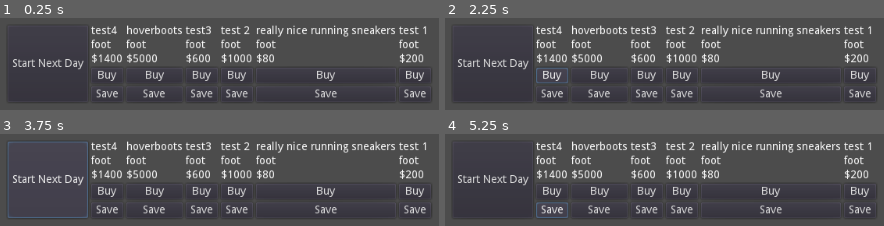
Above: before the commit, frames 1-4 (two rows, left to right).
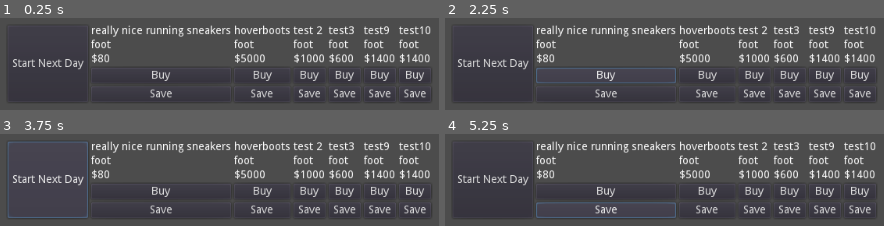
Above: after the commit, the same moments.

Repository: rachd/superhero-dispatcher
Game: Godot game, scene res://Store.tscn
Same seed, same stepped clock (60 frames per second), same inputs: the game is played once before the commit and once after it. This scene is started directly instead of the project's main scene.
Inputs:
- Up to frame 1 (0.25 s): no input
- Up to frame 2 (2.25 s): click "Start Next Day" at 0.5 s; click "Start Next Day" at 1.25 s; click "Buy" at 2 s
- Up to frame 3 (3.75 s): click "Buy" at 2.75 s; click "Start Next Day" at 3.5 s
- Up to frame 4 (5.25 s): click "Buy" at 4.25 s; click "Save" at 5 s

The runs differ from the first frame. In frame 1, 13% of the frame differs, in the area x 20-99%, y 7-87%; in frame 2, 13%; in frame 3, 13%; in frame 4, 13%, in the area x 20-99%, y 7-92%.

Commit message:
prevent purchased items and duplicates from appearing in store

Diff:
--- a/GameVariables.gd
+++ b/GameVariables.gd
@@ -4,3 +4,4 @@
 var day = 1
 var saved_items = []
 var unassigned_items = []
+var owned_item_ids = []
--- a/Store.gd
+++ b/Store.gd
@@ -18,16 +18,20 @@
 
 func _select_items(num_to_select):
 	var all_items = constants.get_items()
-	var selected_item_indexes = []
-	while selected_item_indexes.size() < num_to_select:
-		print(all_items.size())
+	var selected_item_ids = []
+	for saved_item in GameVariables.saved_items:
+		selected_item_ids.append(saved_item.id)
+	var owned_item_ids = GameVariables.owned_item_ids
+	while selected_item_ids.size() < num_to_select:
 		var item_index = rng.randi_range(0, all_items.size()-1)
-		while selected_item_indexes.has(item_index):
+		var item_id = all_items[item_index].id
+		while selected_item_ids.has(item_id) || owned_item_ids.has(item_id):
 			item_index = rng.randi_range(0, all_items.size()-1)
-		selected_item_indexes.append(item_index)
-	for index in selected_item_indexes:
-		print(index)
-		items.append(all_items[index])
+			item_id = all_items[item_index].id
+		selected_item_ids.append(item_id)
+	for item in all_items:
+		if selected_item_ids.has(item.id):
+			items.append(item)
 
 func _add_item_cards():
 	for item in items:
@@ -39,6 +43,7 @@
 func _on_item_bought(item):
 	if item.price <= budget:
 		GameVariables.unassigned_items.append(item)
+		GameVariables.owned_item_ids.append(item.id)
 		budget -= item.price
 
 
--- a/constants.gd
+++ b/constants.gd
@@ -78,5 +78,41 @@
 		"title": "test4",
 		"type": "foot",
 		"price": 1400
+	},
+	{
+		"id": 6,
+		"title": "test5",
+		"type": "foot",
+		"price": 1400
+	},
+	{
+		"id": 7,
+		"title": "test6",
+		"type": "foot",
+		"price": 1400
+	},
+	{
+		"id": 8,
+		"title": "test7",
+		"type": "foot",
+		"price": 1400
+	},
+	{
+		"id": 9,
+		"title": "test8",
+		"type": "foot",
+		"price": 1400
+	},
+	{
+		"id": 10,
+		"title": "test9",
+		"type": "foot",
+		"price": 1400
+	},
+	{
+		"id": 11,
+		"title": "test10",
+		"type": "foot",
+		"price": 1400
 	}
 	]
